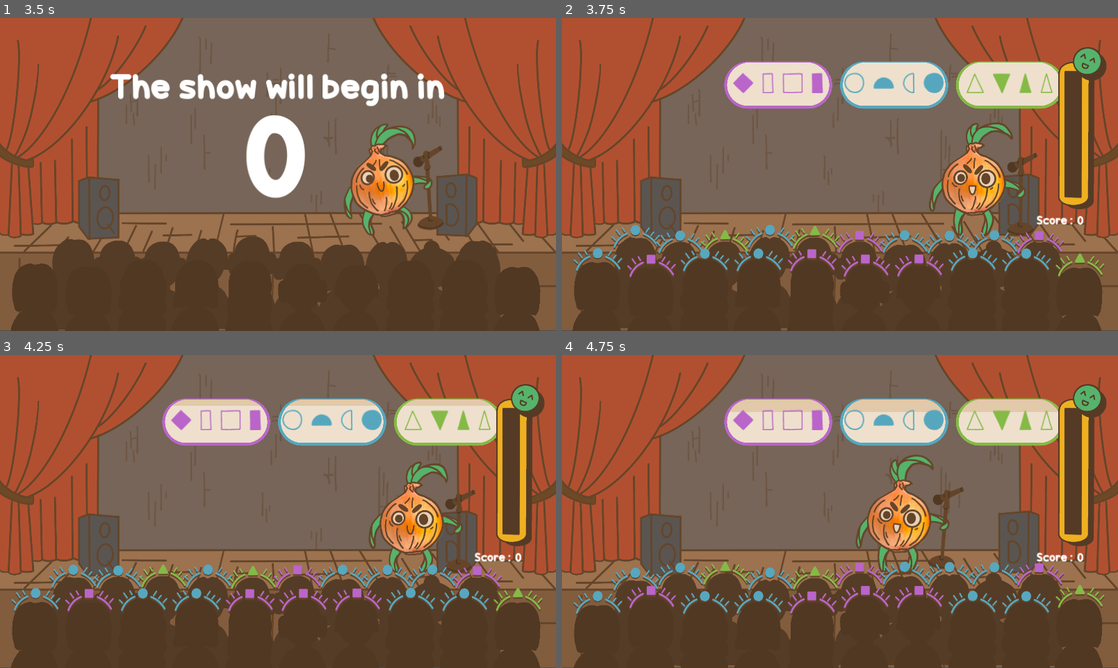
Above: before the commit, frames 1-4 (two rows, left to right).
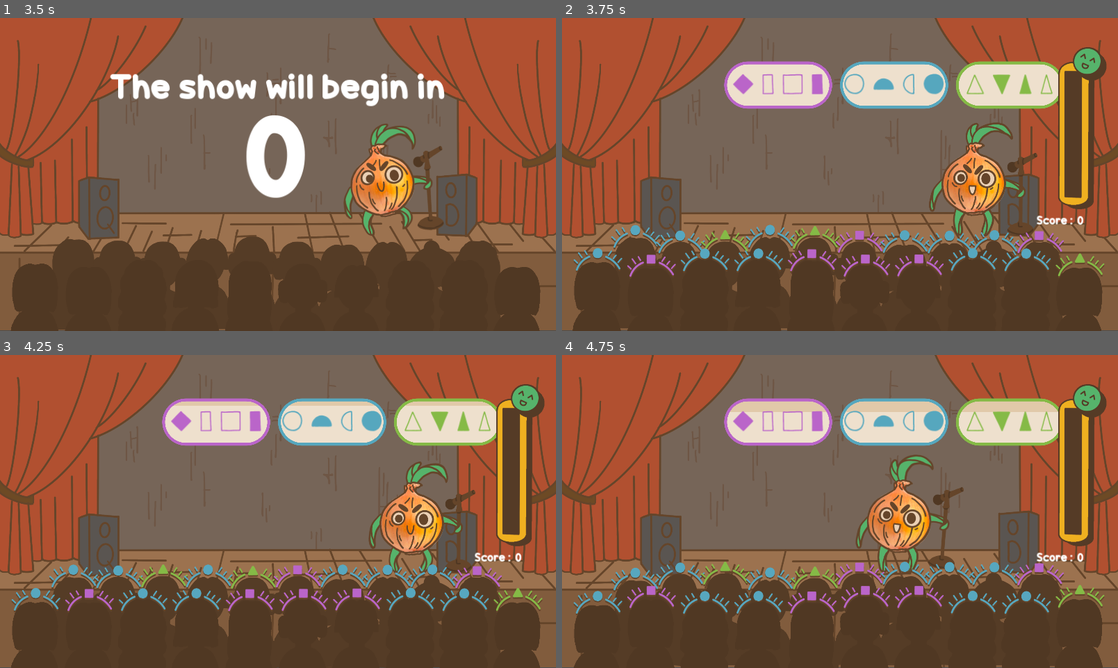
Above: after the commit, the same moments.

Repository: IridescenceFR/GlobalGameJam2024
Game: Godot game, scene res://Scenes/Main.tscn
Two runs of this game, one before a commit and one after it. Both use one fixed random seed, a clock stepped at 60 frames per second and the inputs below.
Inputs (mouse positions are in pixels of both pictures, inside the frame that each line leads up to):
- Up to frame 1 (3.5 s): click "START" at 0.5 s; move the mouse to (400, 158) at 1.27 s; hold Right (move_right) 1.28-2.03 s; hold N (add_score) 1.28-2.03 s; move the mouse to (166, 190) at 2.02 s; hold Left (move_left) 2.03-2.78 s; tap N (add_score) at 2.1 s; move the mouse to (333, 105) at 2.77 s; hold Right (move_right) from 2.78 s (still down); hold N (add_score) from 2.78 s (still down)
- Up to frame 2 (3.75 s): keep holding Right (move_right); move the mouse to (812, 237) at 3.52 s; release N (add_score) at 3.53 s; tap N (add_score) at 3.6 s
- Up to frame 3 (4.25 s): keep holding Right (move_right)
- Up to frame 4 (4.75 s): move the mouse to (1006, 558) at 4.27 s; release Right (move_right) at 4.28 s; hold Left (move_left) from 4.28 s (still down); hold N (add_score) from 4.28 s (still down)

Frame 1 is identical in both runs. In frame 2, 0.9% of the frame differs, in the area x 29-90%, y 14-25%; in frame 3, 0.9%; in frame 4, 0.8%.

Commit message:
EG:code: top border better

Diff:
--- a/scripts/bubble.gd
+++ b/scripts/bubble.gd
@@ -23,7 +23,6 @@
 		self.add_theme_color_override("font_disabled_color",  Color("#ba65c9"))
 		self.add_theme_color_override("font_hover_color",  Color("#ba65c9"))
 		var new_stylebox_normal = self.get_theme_stylebox("normal").duplicate()
-		new_stylebox_normal.border_width_top = 3
 		new_stylebox_normal.border_color = Color("#ba65c9")
 		self.add_theme_stylebox_override("normal", new_stylebox_normal)
 	if (given_color == 1) :
@@ -32,7 +31,6 @@
 		self.add_theme_color_override("font_disabled_color", Color("#85ba46"))
 		self.add_theme_color_override("font_hover_color",  Color("#85ba46"))
 		var new_stylebox_normal = self.get_theme_stylebox("normal").duplicate()
-		new_stylebox_normal.border_width_top = 3
 		new_stylebox_normal.border_color = Color("#85ba46")
 		self.add_theme_stylebox_override("normal", new_stylebox_normal)
 	if (given_color == 2) :
@@ -41,7 +39,6 @@
 		self.add_theme_color_override("font_disabled_color",  Color("#56a7be"))
 		self.add_theme_color_override("font_hover_color",  Color("#56a7be"))
 		var new_stylebox_normal = self.get_theme_stylebox("normal").duplicate()
-		new_stylebox_normal.border_width_top = 3
 		new_stylebox_normal.border_color = Color("#56a7be")
 		self.add_theme_stylebox_override("normal", new_stylebox_normal)
 	if (parent) :
Not shown: 1 places in Scenes/Main.tscn that only renumber resources
